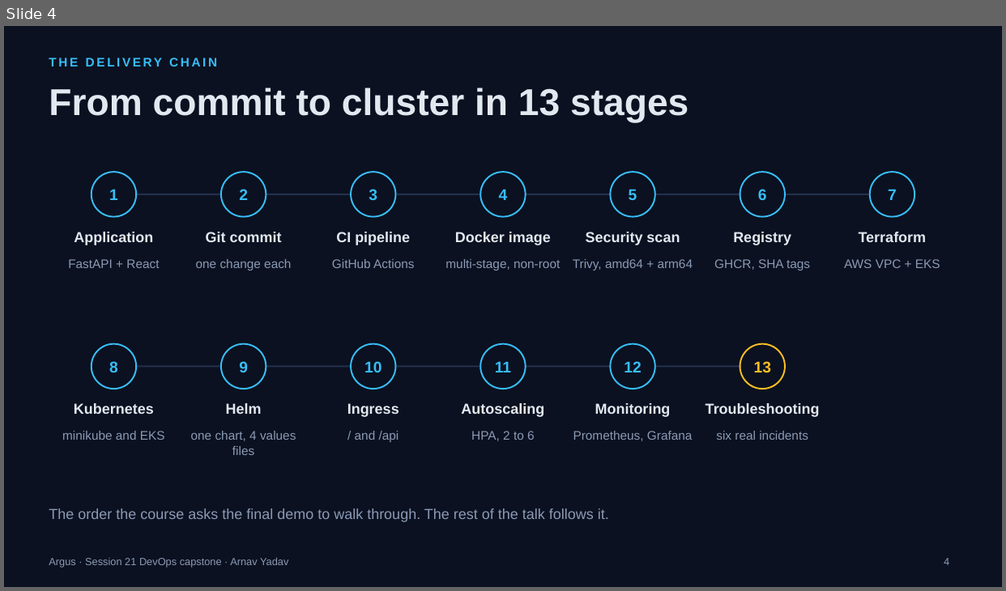
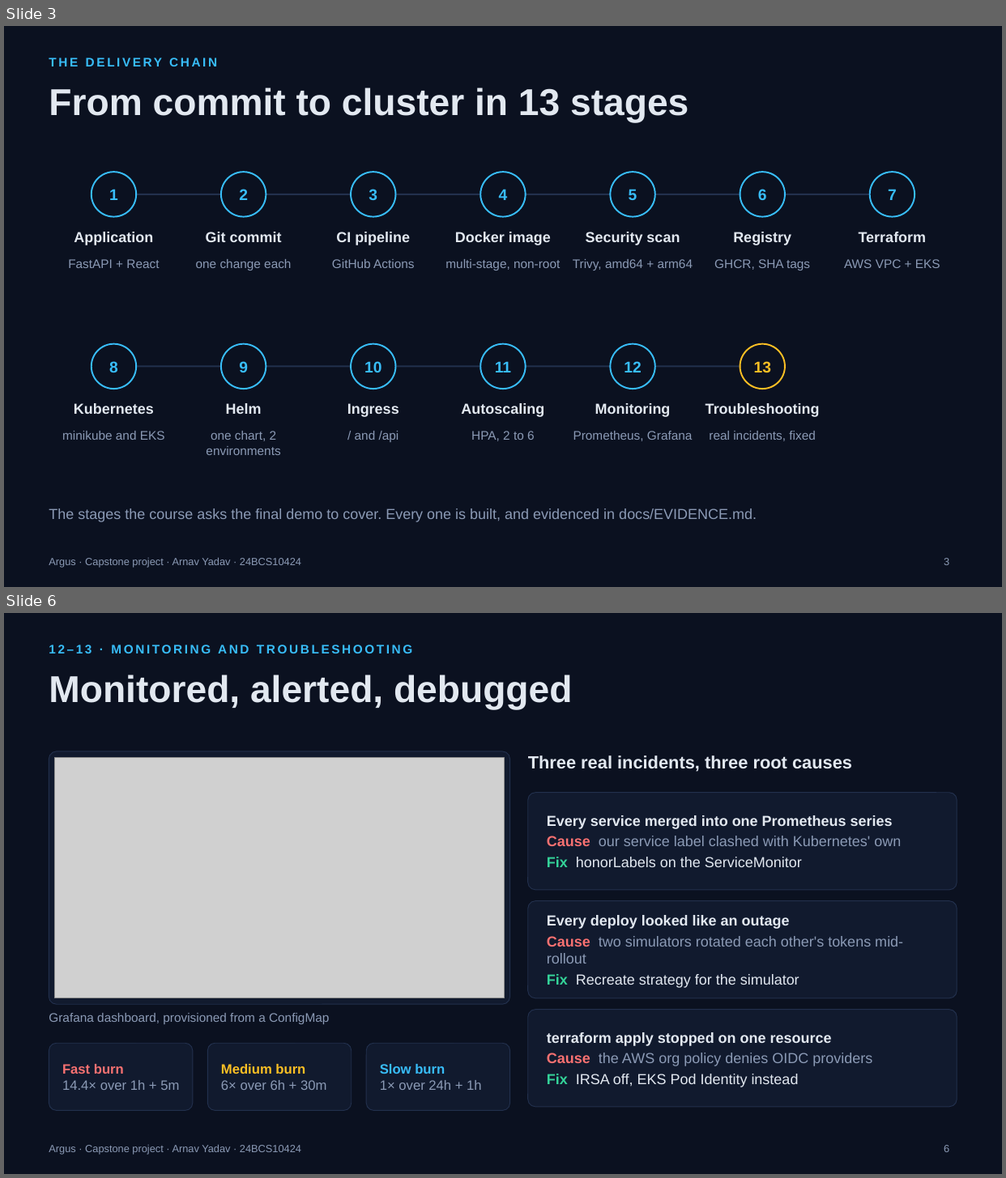
Before and after one commit to arnav-yadav/argus, a slide deck: docs/Argus-presentation.pptx. Shown one above the other, each under a label of ours: slide 4 before the commit, slides 3 and 6 after it; the slides between them are not shown. The pictures are 1006x591 and 1006x1178 pixels, drawn with LibreOffice and Linux fonts; fonts in the diff are those of the drawing; grey boxes stand for pictures. Boxes give left, top, right and bottom in pixels: in the first picture for what was removed or moved away, otherwise in the second. Text is boxed around its words. In the diff, an @@ line names an element or a change of style, - is before the commit and + after.

Commit message:
Cut the presentation to seven slides
Sixteen slides was more than a presentation slot allows. The deck now covers the same
delivery chain in seven: the app, the chain, build and ship, run, observe, and the live
demo. It names the project as a capstone with the author's roll number.

```diff
--- a/docs/Argus-presentation.pptx
+++ b/docs/Argus-presentation.pptx
@@ slide 6 added at [4,613,1002,1174], background #0B1120; not listed: 1 template element that a slide beside it also shows @@
@@ text added at [49,645,412,653], 12 pt, text #38BDF8, bold @@
+12–13 · MONITORING AND TROUBLESHOOTING
@@ title added at [49,675,572,710], 36 pt, text #E2E8F0, bold @@
+Monitored, alerted, debugged
@@ rounded rectangle added at [49,752,510,1004], fill #111A2E, outline #22304D 0.75 pt @@
@@ picture added at [55,757,504,999] @@
@@ text added at [528,756,852,772], 17 pt, text #E2E8F0, bold @@
+Three real incidents, three root causes
@@ rounded rectangle added at [528,793,957,890], fill #111A2E, outline #22304D 0.75 pt @@
@@ text added at [547,815,901,867], 14 pt, text #E2E8F0 @@
+Every service merged into one Prometheus series
+Cause our service label clashed with Kubernetes' own
+Fix honorLabels on the ServiceMonitor
@@ rounded rectangle added at [528,901,957,999], fill #111A2E, outline #22304D 0.75 pt @@
@@ text added at [547,915,903,988], 14 pt, text #E2E8F0 @@
+Every deploy looked like an outage
+Cause two simulators rotated each other's tokens mid-rollout
+Fix Recreate strategy for the simulator
@@ text added at [49,1013,329,1024], 12 pt, text #8B9AB5 @@
+Grafana dashboard, provisioned from a ConfigMap
@@ rounded rectangle added at [528,1010,957,1107], fill #111A2E, outline #22304D 0.75 pt @@
@@ rounded rectangle added at [49,1043,193,1111], fill #111A2E, outline #22304D 0.75 pt @@
@@ rounded rectangle added at [207,1043,351,1111], fill #111A2E, outline #22304D 0.75 pt @@
@@ rounded rectangle added at [366,1043,510,1111], fill #111A2E, outline #22304D 0.75 pt @@
@@ text added at [547,1033,872,1088], 14 pt, text #E2E8F0 @@
+terraform apply stopped on one resource
+Cause the AWS org policy denies OIDC providers
+Fix IRSA off, EKS Pod Identity instead
@@ text added at [62,1064,179,1090], 13 pt, text #8B9AB5 @@
+Fast burn
+14.4× over 1h + 5m
@@ text added at [221,1064,326,1090], 13 pt, text #8B9AB5 @@
+Medium burn
+6× over 6h + 30m
@@ text added at [380,1064,482,1090], 13 pt, text #8B9AB5 @@
+Slow burn
+1× over 24h + 1h
@@ page number added at [944,1145,949,1152], 10 pt, text #8B9AB5 @@
+6
@@ what was slide 4 is now slide 3 @@
@@ slide 3 changed as well @@
@@ text at [206,431,280,455]: text changed @@
-one chart, 4 values files
+one chart, 2 environments
@@ text at [709,431,815,442]: text changed @@
-six real incidents
+real incidents, fixed
@@ text at [49,509,756,523]: text changed @@
-The order the course asks the final demo to walk through. The rest of the talk follows it.
+The stages the course asks the final demo to cover. Every one is built, and evidenced in docs/EVIDENCE.md.
@@ text at [49,557,301,568]: text changed @@
-Argus · Session 21 DevOps capstone · Arnav Yadav
+Argus · Capstone project · Arnav Yadav · 24BCS10424
@@ page number at [944,558,949,565]: text changed @@
-4
+3
```
Also in this commit, not shown: 3 other slides changed, 2 other slides added, 12 slides removed, 2 other files.
